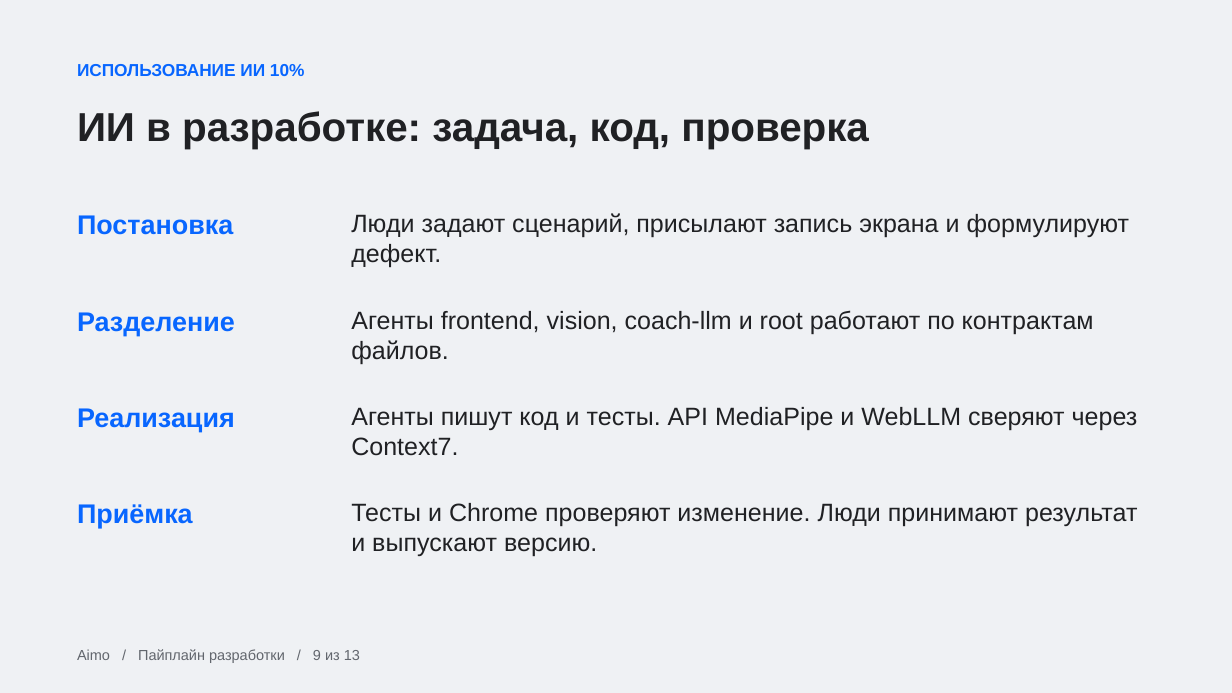
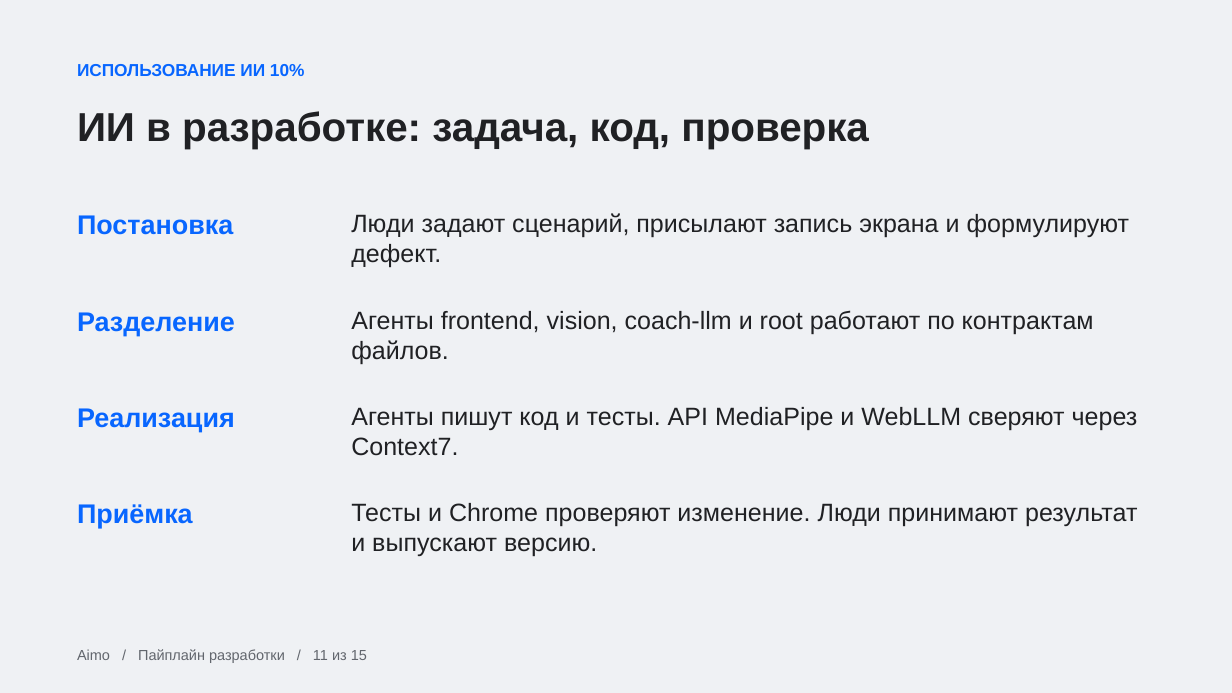
Before and after one commit to Raistaid/AI-Coach, a slide deck: slide 11 of output/presentation/Aimo_защита_проекта.pptx (slide 9 before the commit). Drawn at 1232x693 pixels with LibreOffice and Linux fonts; fonts in the diff are those of the drawing. Boxes give left, top, right and bottom in pixels: in the first picture for what was removed or moved away, otherwise in the second. Text is boxed around its words. In the diff, an @@ line names an element or a change of style, - is before the commit and + after.

```diff
--- a/output/presentation/Aimo_защита_проекта.pptx
+++ b/output/presentation/Aimo_защита_проекта.pptx
@@ text at (77,649,367,663): text changed @@
-Aimo / Пайплайн разработки / 9 из 13
+Aimo / Пайплайн разработки / 11 из 15
```
Also in this commit, not shown: 9 other slides changed, 3 slides added, 1 slide removed, 5 other files.
